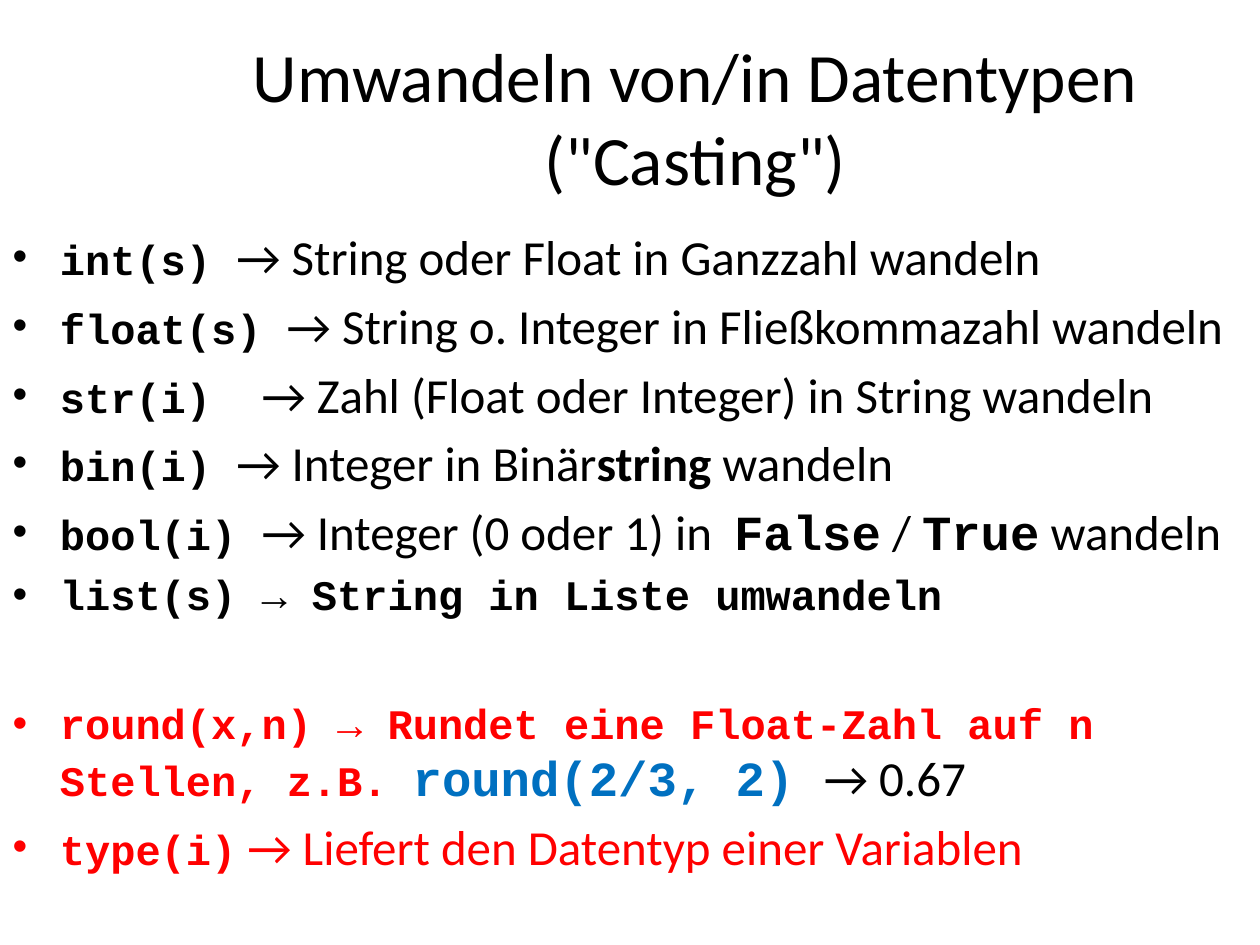
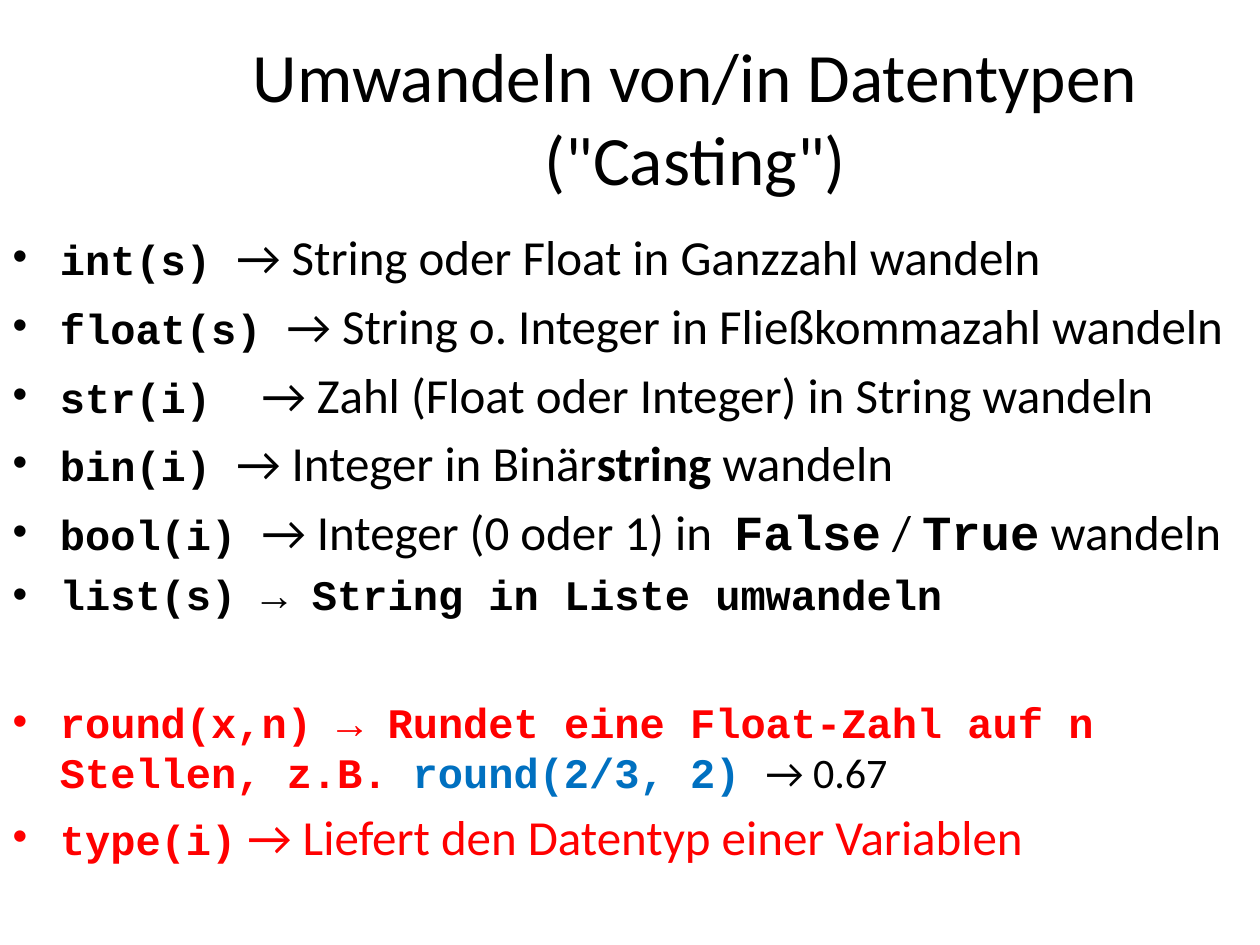
Before and after one commit to MickyRoth/Presentations, a slide deck: slide 10 of Python3 Fachinformatiker.pptx (slide 9 before the commit). Drawn at 1260x945 pixels with LibreOffice and Linux fonts; fonts in the diff are those of the drawing; background and template pictures are left out. Boxes give left, top, right and bottom in pixels: in the first picture for what was removed or moved away, otherwise in the second. Text is boxed around its words. In the diff, an @@ line names an element or a change of style, - is before the commit and + after.

```diff
--- a/Python3 Fachinformatiker.pptx
+++ b/Python3 Fachinformatiker.pptx
@@ text at bbox=[60, 707, 1093, 797]: size 28 to 24 pt in "round(2/3, 2) → 0.67" @@
```
Also in this commit, not shown: 1 other slide changed, 1 slide added, 2 other files.
